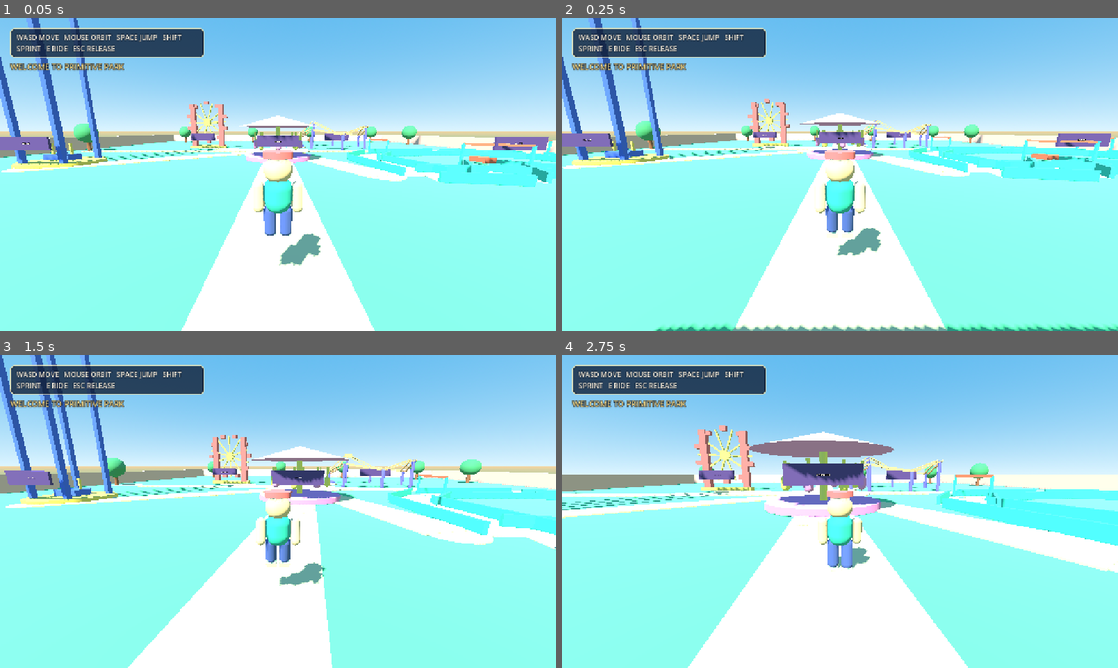
Above: before the commit, frames 1-4 (two rows, left to right).
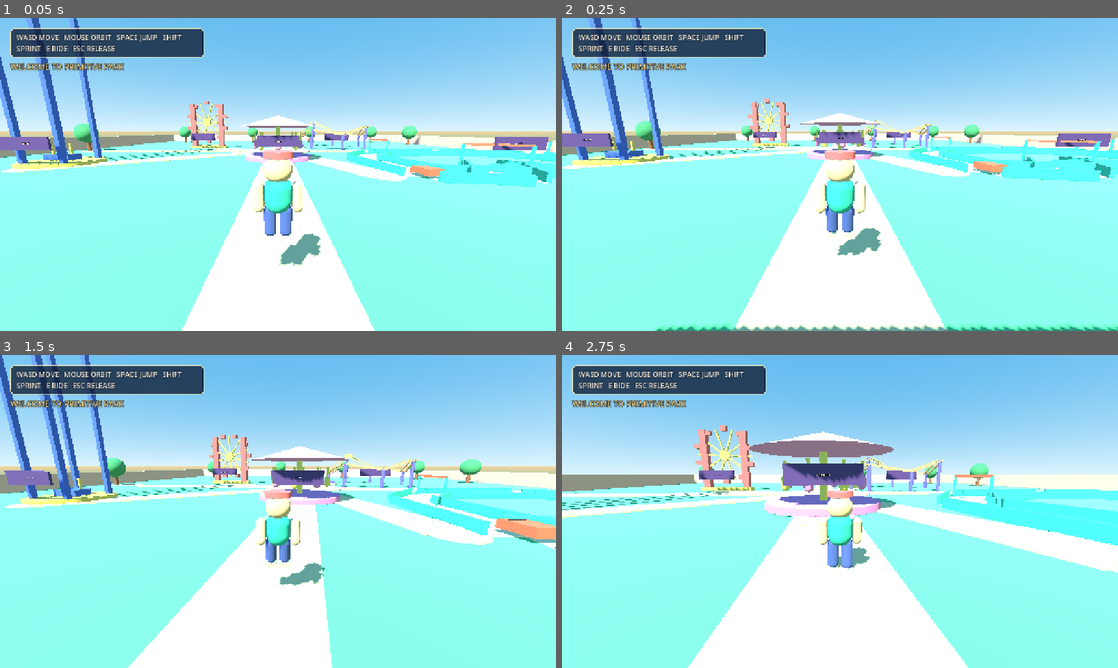
Above: after the commit, the same moments.

Repository: miya123123/primitive-park-walkthrough
Game: Godot game, scene res://scenes/Main.tscn
Same seed, same stepped clock (60 frames per second), same inputs: the game is played once before the commit and once after it.
Inputs (mouse positions are in pixels of both pictures, inside the frame that each line leads up to):
- Up to frame 1 (0.05 s): no input
- Up to frame 2 (0.25 s): no input
- Up to frame 3 (1.5 s): tap Enter at 0.5 s; move the mouse to (305, 511) at 0.52 s; hold W (move_forward) from 0.53 s (still down); tap E (interact) at 0.6 s; click (305, 511) at 0.67 s; tap Space (jump) at 0.77 s; move the mouse to (250, 511) at 1.27 s; tap R at 1.35 s
- Up to frame 4 (2.75 s): keep holding W (move_forward); tap Space (jump) at 1.52 s; move the mouse to (851, 505) at 2.02 s; tap E (interact) at 2.1 s

The runs differ from the first frame. In frame 1, 0.3% of the frame differs, in the area x 73-90%, y 44-52%; in frame 2, 0.3%; in frame 3, 0.6%, in the area x 89-100%, y 52-61%; in frame 4, nothing differs.

Commit message:
fix: 乗車位置とゴーカート走行を修正

Diff:
--- a/my-game/assets/data/park_config.json
+++ b/my-game/assets/data/park_config.json
@@ -32,6 +32,7 @@
     "pose_blend_speed": 10.0,
     "ride_arm_pose_degrees": 12.0,
     "ride_leg_pose_degrees": 58.0,
+    "ride_seat_pivot_height": 0.84,
     "ride_ground_height_limit": 1.5
   },
   "ride": {
--- a/my-game/src/core/park_config.gd
+++ b/my-game/src/core/park_config.gd
@@ -68,6 +68,7 @@
 			"pose_blend_speed",
 			"ride_arm_pose_degrees",
 			"ride_leg_pose_degrees",
+			"ride_seat_pivot_height",
 			"ride_ground_height_limit"
 		]:
 			var value: Variant = player_config.get(key, null)
--- a/my-game/src/gameplay/go_kart_controller.gd
+++ b/my-game/src/gameplay/go_kart_controller.gd
@@ -57,7 +57,10 @@
 	var points_value: Variant = descriptor.get("track_points", [])
 	if points_value is Array:
 		for point_value: Variant in points_value:
-			_track_points.append(ParkConfig.vector3_from_array(point_value))
+			if point_value is Vector3:
+				_track_points.append(Vector3(point_value.x, point_value.y, point_value.z))
+			else:
+				_track_points.append(ParkConfig.vector3_from_array(point_value))
 	_checkpoint_indices.clear()
 	var checkpoints_value: Variant = descriptor.get("checkpoint_indices", [])
 	if checkpoints_value is Array:
--- a/my-game/src/gameplay/player_visual.gd
+++ b/my-game/src/gameplay/player_visual.gd
@@ -14,12 +14,15 @@
 var _jump_pose_degrees: float = 0.0
 var _ride_arm_pose_degrees: float = 0.0
 var _ride_leg_pose_degrees: float = 0.0
+var _ride_seat_pivot_height: float = 0.84
 var _pose_blend_speed: float = 0.0
 var _animation_time: float = 0.0
 var _ride_pose_active: bool = false
+var _standing_position: Vector3 = Vector3.ZERO
 
 ## Configures facing and procedural animation values from the park data.
 func configure(settings: Dictionary) -> void:
+	_standing_position = position
 	_turn_speed = float(settings.get("turn_speed", 0.0))
 	_walk_cycle_speed = float(settings.get("walk_cycle_speed", 0.0))
 	_sprint_cycle_speed = float(settings.get("sprint_cycle_speed", 0.0))
@@ -27,11 +30,15 @@
 	_jump_pose_degrees = float(settings.get("jump_pose_degrees", 0.0))
 	_ride_arm_pose_degrees = float(settings.get("ride_arm_pose_degrees", 12.0))
 	_ride_leg_pose_degrees = float(settings.get("ride_leg_pose_degrees", 58.0))
+	_ride_seat_pivot_height = float(settings.get("ride_seat_pivot_height", 0.84))
 	_pose_blend_speed = float(settings.get("pose_blend_speed", 0.0))
 
 ## Enables or disables the seated procedural pose used by attractions.
 func set_ride_pose(active: bool) -> void:
 	_ride_pose_active = active
+	position = _standing_position + (Vector3.DOWN * _ride_seat_pivot_height if active else Vector3.ZERO)
+	if active:
+		rotation.y = 0.0
 
 ## Blends the visitor's limbs toward a stable seated pose while riding.
 func update_ride_pose(delta: float) -> void:
--- a/my-game/tests/helpers/test_suite.gd
+++ b/my-game/tests/helpers/test_suite.gd
@@ -55,6 +55,7 @@
 	var player_config: Dictionary = config["player"]
 	_assert(is_equal_approx(float(player_config["camera_distance"]), 4.5), "third-person camera distance should be configured")
 	_assert(float(player_config["ride_leg_pose_degrees"]) > 0.0, "ride leg pose should be configured")
+	_assert(is_equal_approx(float(player_config["ride_seat_pivot_height"]), 0.84), "ride seat pivot height should align the visitor with seat anchors")
 	_assert(float(player_config["ride_ground_height_limit"]) > 0.0, "ride ground height limit should be configured")
 	_assert(float(config["ride"]["station_tolerance"]) > 0.0, "ride station tolerance should be configured")
 	_assert(is_equal_approx(float(config["landmarks"][3]["suspense_min_seconds"]), 2.5), "free-fall suspense minimum should be configured")
@@ -218,7 +219,7 @@
 		_assert(camera.current, "%s should keep the third-person camera active while riding" % ride_id)
 		_assert(not is_equal_approx(ride_camera_yaw_before, camera_yaw.rotation.y), "%s should keep camera orbit input while riding" % ride_id)
 		var seat_anchor: Node3D = descriptor.get("seat_anchor") as Node3D
-		_assert(player.global_position.distance_to(seat_anchor.global_position) < 0.01, "%s should follow its seat anchor" % ride_id)
+		_assert_seated_player(player, visual_root, seat_anchor, float(config["player"]["ride_seat_pivot_height"]), ride_id)
 		Input.action_press(&"move_forward")
 		await tree.physics_frame
 		Input.action_release(&"move_forward")
@@ -238,6 +239,7 @@
 		_assert(animator.call("get_ride_state", ride_id) == &"decorative", "%s should return to decorative motion" % ride_id)
 		await tree.physics_frame
 		_assert(not player_collision.disabled, "%s should restore player collision after exit" % ride_id)
+		_assert(absf(visual_root.position.y) < 0.01, "%s should restore the standing visual offset after exit" % ride_id)
 
 	var free_fall_descriptor: Dictionary = ride_descriptors["free_fall_tower"]
 	var free_fall_provider: Node = ride_providers["free_fall_tower"] as Node
@@ -255,6 +257,7 @@
 	free_fall_event.pressed = true
 	player.call("_unhandled_input", free_fall_event)
 	_assert(player.call("is_riding"), "free-fall tower should board immediately")
+	_assert_seated_player(player, visual_root, free_fall_descriptor["seat_anchor"] as Node3D, float(config["player"]["ride_seat_pivot_height"]), &"free_fall_tower")
 	free_fall_provider.call("set_random_seed", 11)
 	free_fall_provider.call("advance_simulation", 1.0)
 	for free_fall_step: int in range(12):
@@ -285,6 +288,10 @@
 	player.call("_unhandled_input", kart_event)
 	_assert(player.call("is_riding"), "go-kart should board immediately")
 	_assert(kart_provider.call("get_ride_state", &"go_kart") == &"countdown", "go-kart should start with a countdown")
+	_assert_seated_player(player, visual_root, kart_descriptor["seat_anchor"] as Node3D, float(config["player"]["ride_seat_pivot_height"]), &"go_kart")
+	var kart_expected_start: Vector3 = ParkConfig.vector3_from_array(config["landmarks"][4]["track_points"][0])
+	var kart_start_position: Vector3 = (kart_descriptor["cart"] as CharacterBody3D).position
+	_assert(Vector2(kart_start_position.x, kart_start_position.z).distance_to(Vector2(kart_expected_start.x, kart_expected_start.z)) < 0.01, "go-kart should preserve its configured start point")
 	var kart_panel: PanelContainer = main_instance.get_node("HUD/Overlay/KartRacePanel") as PanelContainer
 	_assert(kart_panel.visible, "kart countdown should be visible in the HUD")
 	kart_provider.call("advance_drive", 2.0, 1.0, false, 0.0)
@@ -292,6 +299,12 @@
 	kart_provider.call("advance_drive", 1.2, 1.0, false, 0.0)
 	_assert(kart_provider.call("get_ride_state", &"go_kart") == &"racing", "go-kart should become controllable after GO")
 	_assert(float(kart_provider.call("get_progress_snapshot")["lap_count"]) == 3.0, "go-kart progress should expose three laps")
+	var kart_motion_start: Vector3 = (kart_descriptor["cart"] as CharacterBody3D).position
+	for kart_drive_step: int in range(30):
+		kart_provider.call("advance_drive", 1.0 / 60.0, 1.0, false, 0.0)
+	var kart_motion_end: Vector3 = (kart_descriptor["cart"] as CharacterBody3D).position
+	_assert(kart_motion_start.distance_to(kart_motion_end) > 0.5, "go-kart should move continuously while throttle is held")
+	_assert(kart_provider.call("get_ride_state", &"go_kart") == &"racing", "go-kart should remain drivable instead of finishing immediately")
 	var kart_reset_event: InputEventKey = InputEventKey.new()
 	kart_reset_event.keycode = KEY_R
 	kart_reset_event.pressed = true
@@ -304,6 +317,7 @@
 	player.call("_unhandled_input", kart_exit_event)
 	_assert(not player.call("is_riding"), "E should exit the manually driven kart")
 	_assert(not kart_panel.visible, "kart HUD should hide after exiting")
+	_assert(absf(visual_root.position.y) < 0.01, "go-kart should restore the standing visual offset after exit")
 	_assert(player_collision.shape is CapsuleShape3D, "player should use a capsule collision")
 	var meshes: Array[MeshInstance3D] = []
 	_collect_meshes(park, meshes)
@@ -345,6 +359,14 @@
 	for child: Node in node.get_children():
 		_collect_meshes(child, meshes)
 
+func _assert_seated_player(player: CharacterBody3D, visual_root: Node3D, seat_anchor: Node3D, pivot_height: float, ride_id: StringName) -> void:
+	_assert(player.global_position.distance_to(seat_anchor.global_position) < 0.01, "%s should follow its seat anchor" % ride_id)
+	var left_leg: Node3D = visual_root.get_node("LeftLegPivot") as Node3D
+	var right_leg: Node3D = visual_root.get_node("RightLegPivot") as Node3D
+	var hip_center: Vector3 = (left_leg.global_position + right_leg.global_position) * 0.5
+	_assert(hip_center.distance_to(seat_anchor.global_position) < 0.02, "%s should align the visitor hip with the seat anchor" % ride_id)
+	_assert(is_equal_approx(visual_root.position.y, -pivot_height), "%s should apply the configured seated visual offset" % ride_id)
+
 func _assert(condition: bool, message: String) -> void:
 	_assertion_count += 1
 	if not condition:
